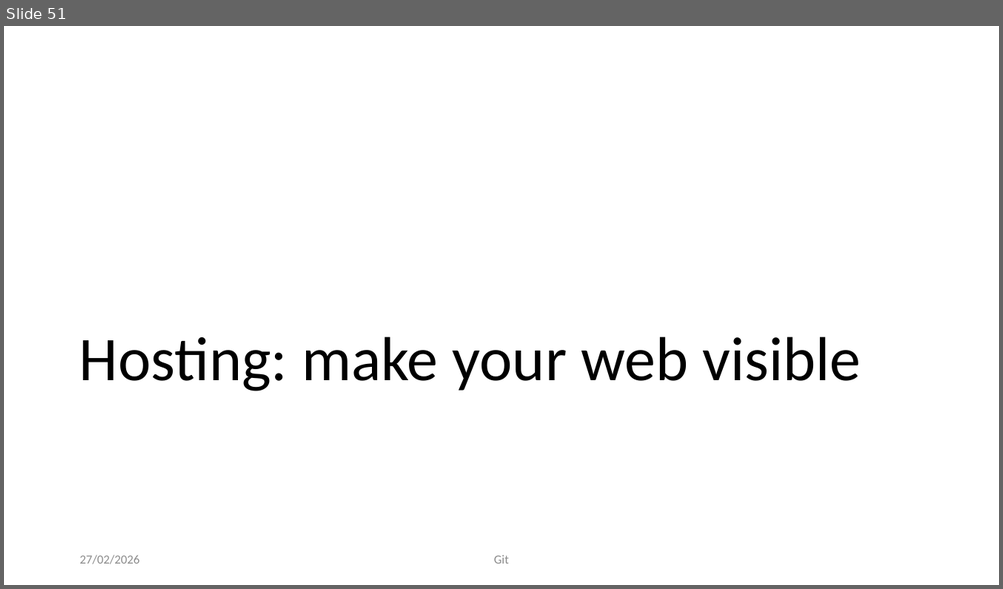
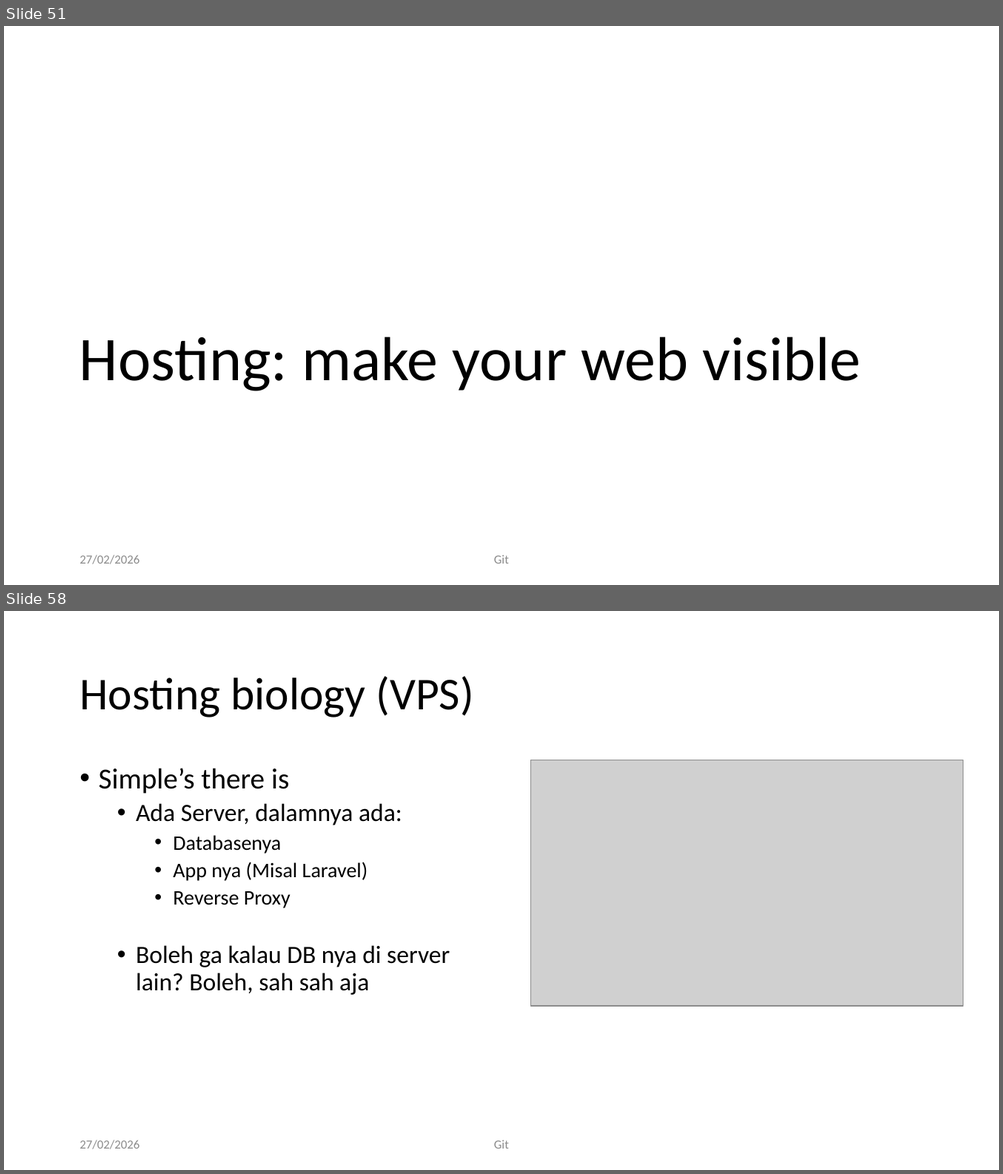
Before and after one commit to RayWP/training-uajy, a slide deck: Part 1 Git/Git-art of source control.pptx. Shown one above the other, each under a label of ours: slide 51 before the commit, slides 51 and 58 after it; the slides between them are not shown. The pictures are 1003x589 and 1003x1174 pixels, drawn with LibreOffice and Linux fonts; fonts in the diff are those of the drawing; grey boxes stand for pictures; background and template pictures are left out. Boxes give left, top, right and bottom in pixels: in the first picture for what was removed or moved away, otherwise in the second. Text is boxed around its words. In the diff, an @@ line names an element or a change of style, - is before the commit and + after.

Commit message:
add part 2 hosting

```diff
--- a/Part 1 Git/Git-art of source control.pptx
+++ b/Part 1 Git/Git-art of source control.pptx
@@ slide 58 added at <box>4,611,999,1170</box>, background #FFFFFF @@
@@ title added at <box>79,676,473,718</box>, 44 pt, text #000000 @@
+Hosting biology (VPS)
@@ picture added at <box>531,760,963,1006</box> @@
@@ text added at <box>99,768,449,995</box>, 24 pt, text #000000 @@
+• Simple’s there is
+  • Ada Server, dalamnya ada:
+    • Databasenya
+    • App nya (Misal Laravel)
+    • Reverse Proxy
+  • Boleh ga kalau DB nya di server lain? Boleh, sah sah aja
@@ text added at <box>79,1140,139,1150</box>, 12 pt, text #8C8C8C @@
+27/02/2026
@@ text added at <box>494,1140,509,1149</box>, 12 pt, text #8C8C8C @@
+Git
```
Also in this commit, not shown: 7 other slides added, 3 other files.
